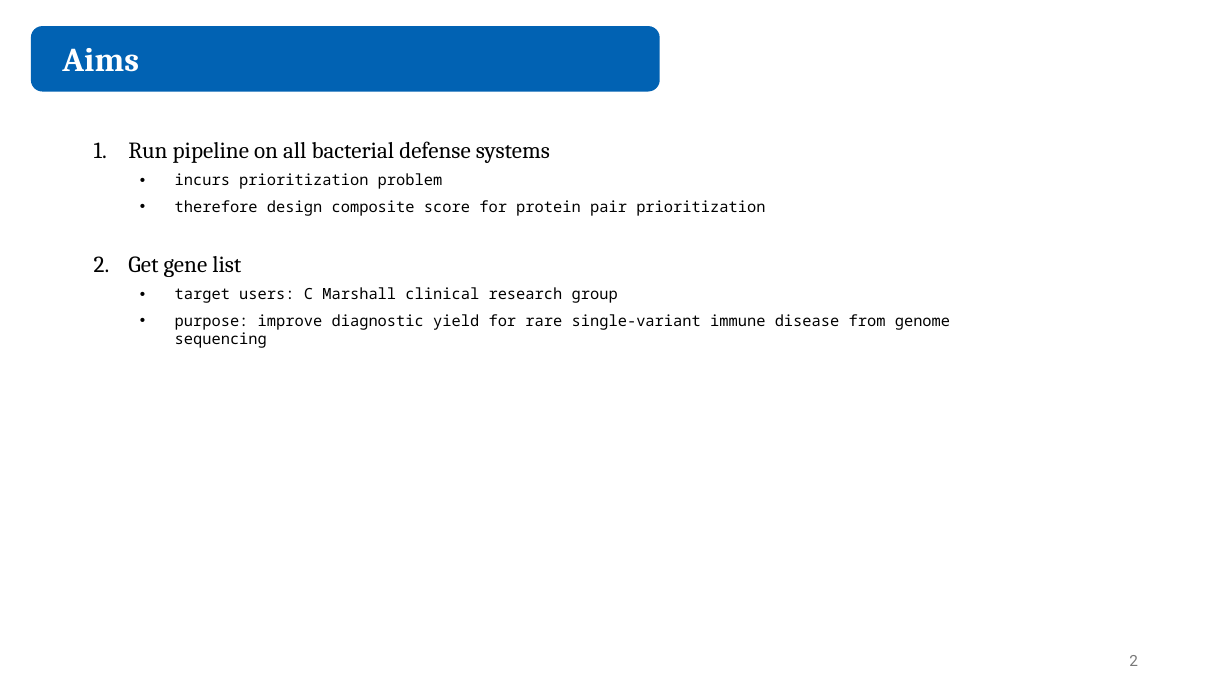
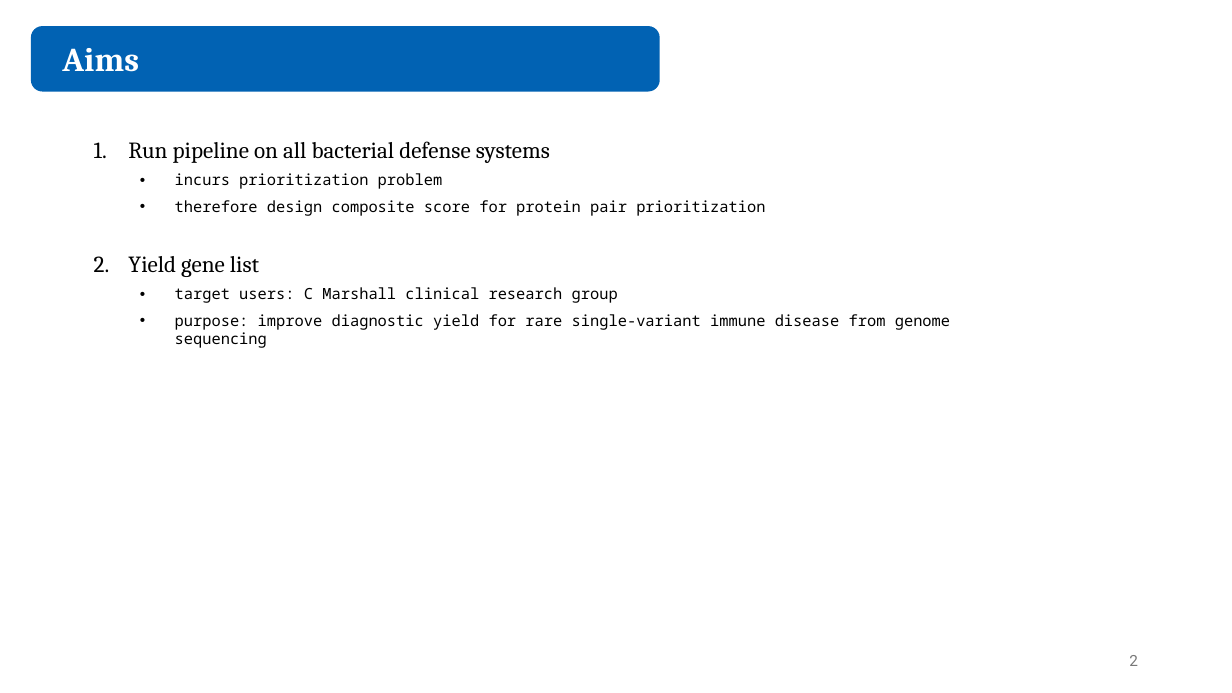
Before and after one commit to juliandeanmoran/BISSH, a slide deck: slide 2 of reports/2026-08-28_projectUpdate_3/2026-08-28_projectUpdate_3_jmoran.pptx. Drawn at 1232x693 pixels with LibreOffice and Linux fonts; fonts in the diff are those of the drawing. Boxes give left, top, right and bottom in pixels: in the first picture for what was removed or moved away, otherwise in the second. Text is boxed around its words. In the diff, an @@ line names an element or a change of style, - is before the commit and + after.

```diff
--- a/reports/2026-08-28_projectUpdate_3/2026-08-28_projectUpdate_3_jmoran.pptx
+++ b/reports/2026-08-28_projectUpdate_3/2026-08-28_projectUpdate_3_jmoran.pptx
@@ text at (x1=128, y1=256, x2=259, y2=277): text changed @@
-2. Get gene list
+2. Yield gene list
```
Also in this commit, not shown: 2 other slides changed, 1 slide added, 8 other files.
